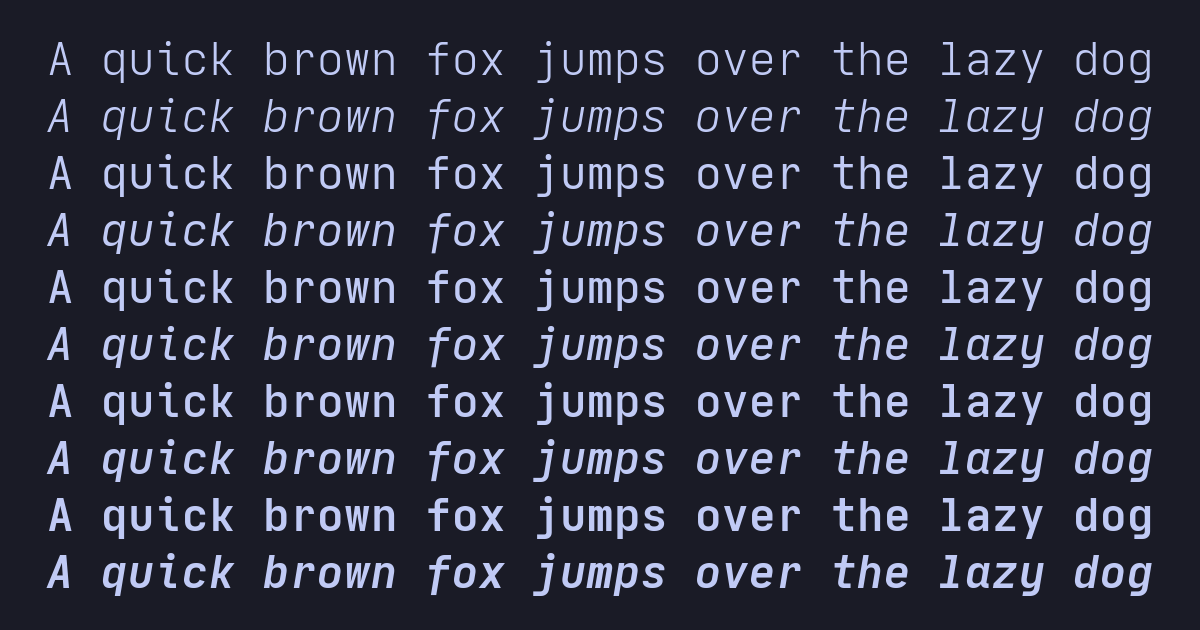
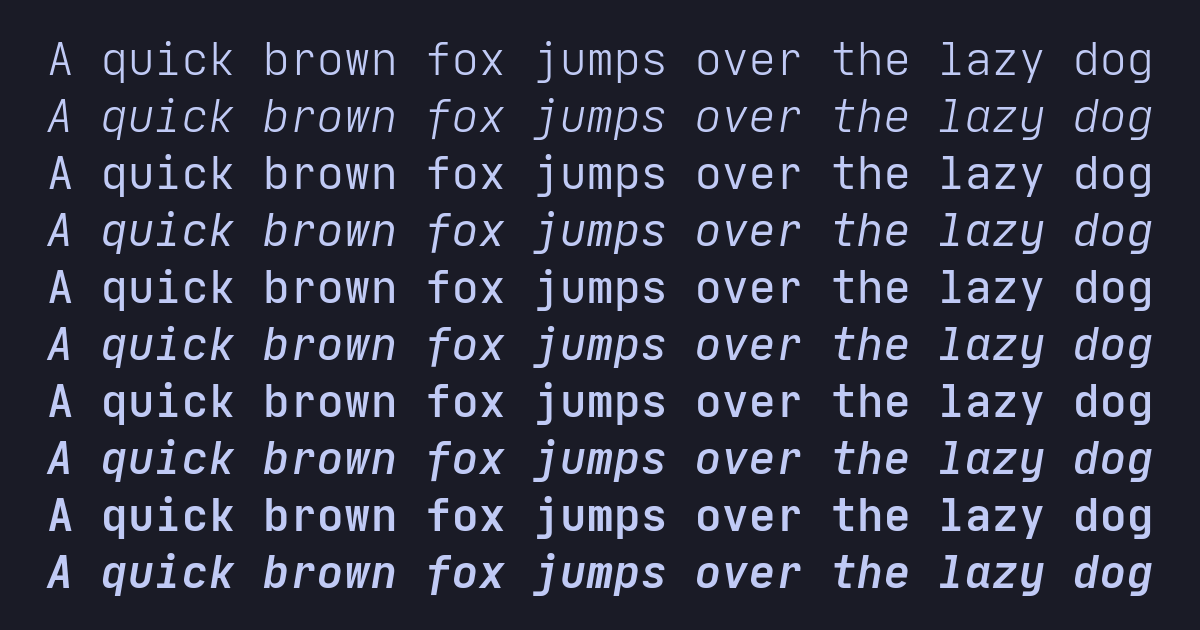
Comparing the layer stacks of the two 1200×630 images. Changes:
painted on "A quick brown fox jumps over t..." over [54, 42, 1151, 596]
